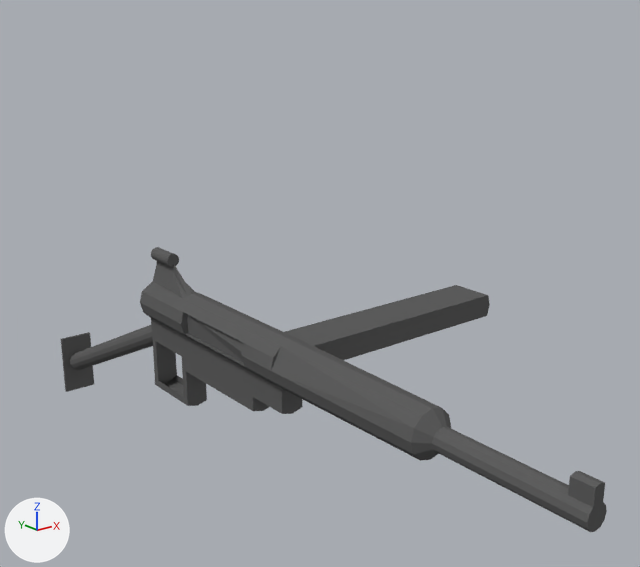
Renders of the Blender file sten.blend from each side of a commit.
Before and after are seen from a 50 mm camera at (-8.94, -14.6, 10.85) aimed at (2.97, 0.28, 4.89). Every picture has the same lights, and +X, +Y and +Z are marked at lower left.
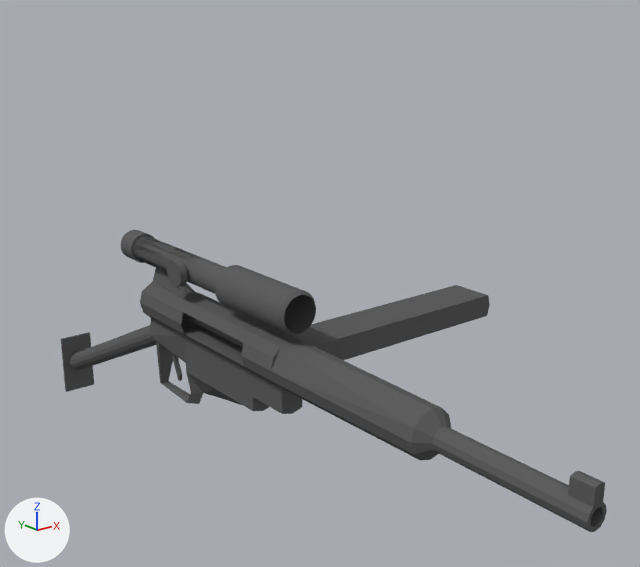
Edits to the scene script, one JSON object a line:
```json
{"block": "me_cylinder_001", "where": "# used by ob_cylinder; location = (0.63, -1.26, 4.2); rotation_euler = (-1.571, 3.142, 0.0), in degrees (-90, 180, 0); scale = (0.505, 0.505, 0.505)"}
{"op": "remove", "block": "me_cylinder_001", "code": "me_cylinder_001.from_pydata(...)  # 817 vertices, 356 faces; spans x -11.4..1.0, y -8.2..2.5, z -14.7..20.0"}
{"op": "add", "block": "me_cylinder_001", "code": "me_cylinder_001.from_pydata(...)  # 1932 vertices, 1320 faces, 4 loose edges; spans x -11.4..1.1, y -8.2..11.1, z -14.7..20.0"}
{"block": "me_cylinder_001", "change": "me_cylinder_001 part 1: a new loose piece of 128 vertices spanning x 0.5..1.1, y 1.6..2.8, z 5.3..6.5, in mat_material_001 (dark grey #5f5f5f)"}
{"block": "me_cylinder_001", "change": "me_cylinder_001 part 2: 18 vertices moved from x -0.5..0.7, y -3.9..0.1, z -14.7..9.4 to x -0.6..0.9, y -2.0..0.3, z -14.7..9.4; 33 vertices removed from x -0.5..0.8, y -4.4..0.5, z 1.0..9.4; 1015 vertices added at x -0.8..0.9, y -4.3..3.1, z -14.7..11.7"}
```

Location of each change, [x1, y1, x2, y2] in pixels of the pictures (640 x 567 px):
```json
{"object": "Cylinder", "change": "reshaped", "before": [61, 247, 607, 532], "after": [61, 230, 607, 532]}
{"part": 1, "of": "me_cylinder_001", "change": "added", "after": [167, 260, 188, 288]}
{"part": 2, "of": "me_cylinder_001", "change": "built on", "before": [151, 312, 607, 532], "after": [121, 230, 607, 532]}
```
